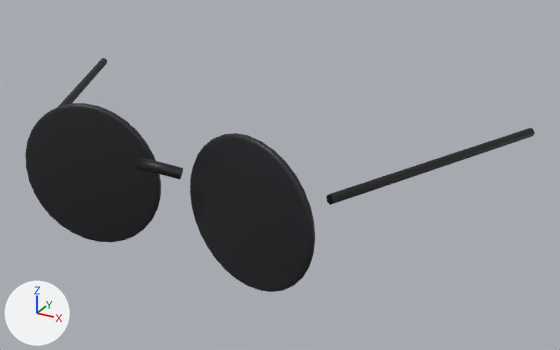
A saved change to the glTF model apps/backend/src/main/resources/catalog/files/wear-sunglasses.glb.
The view is the same before and after, from a camera (50 mm lens) standing at (0.478, -0.877, 0.999) and looking at (0.052, -0.102, 0.612). The axes (+X, +Y, +Z) are drawn at lower left. The lights are the same throughout. The picture after the commit comes second. Vertices at exactly the same position are counted once.

The first picture shows 'wear-sunglasses'.
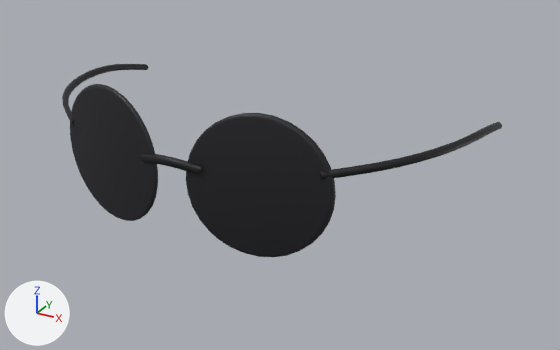
Where the change shows, as pixel boxes [x1, y1, x2, y2] in the pictures (560 x 350 px; the box of a moved part takes in the faces that stretch with it):
'wear-sunglasses', reshaped (14% narrower, 17% shorter): before [25, 58, 535, 292]; after [62, 64, 502, 257]
part 1 of me_wear_sunglasses, moved or reshaped: before [25, 103, 161, 242]; after [70, 84, 158, 221]
part 2 of me_wear_sunglasses, moved or reshaped: before [190, 133, 315, 292]; after [186, 113, 336, 257]
part 3 of me_wear_sunglasses, moved or reshaped: before [135, 158, 183, 179]; after [140, 153, 201, 175]
part 4 of me_wear_sunglasses, moved or reshaped: before [58, 58, 107, 107]; after [62, 64, 149, 126]
part 5 of me_wear_sunglasses, moved or reshaped: before [326, 128, 535, 205]; after [320, 122, 502, 180]

The change, as a diff of the scene's bpy script:
```diff
--- a/apps/backend/src/main/resources/catalog/files/wear-sunglasses.glb.py
+++ b/apps/backend/src/main/resources/catalog/files/wear-sunglasses.glb.py
@@ me_wear_sunglasses @@
 # used by ob_wear_sunglasses; location = (0.0, 0.0, 0.0)
-me_wear_sunglasses.from_pydata(...)  # 894 vertices, 1768 faces; spans x -0.331..0.327, y -0.286..0.022, z 0.554..0.726
+me_wear_sunglasses.from_pydata(...)  # 894 vertices, 1768 faces; spans x -0.284..0.284, y -0.263..0.059, z 0.575..0.741
+# me_wear_sunglasses part 1: the loose piece of 192 vertices spanning x -0.192..-0.022, y -0.284..-0.242, z 0.554..0.726 is multiplied about its middle by the matrix ((0.944, 0.0, 0.0), (-0.405, 0.88, 0.0), (0.0, 0.0, 0.96)), then moved by (0.008, 0.028, 0.018)
+# me_wear_sunglasses part 2: the loose piece of 192 vertices spanning x 0.018..0.188, y -0.283..-0.241, z 0.554..0.726 is multiplied about its middle by the matrix ((0.944, 0.0, 0.0), (0.405, 0.88, 0.0), (0.0, 0.0, 0.96)), then moved by (-0.004, 0.028, 0.018)
+# me_wear_sunglasses part 3: the loose piece of 250 vertices spanning x -0.032..0.028, y -0.286..-0.263, z 0.666..0.685 is scaled about its middle by (1.35, 0.65, 0.86), then moved by (0.002, 0.02, -0.001)
+# me_wear_sunglasses part 4: 130 of 894 vertices moved; they spanned x -0.331..-0.188, y -0.254..0.022, z 0.667..0.683 and now span x -0.284..-0.161, y -0.224..0.059, z 0.661..0.694; mean shift (0.013, 0.02, 0.009); largest move (-0.322, 0.022, 0.677) -> (-0.271, 0.059, 0.665)
+# me_wear_sunglasses part 5: 130 of 894 vertices moved; they spanned x 0.185..0.327, y -0.254..0.022, z 0.667..0.683 and now span x 0.162..0.284, y -0.224..0.059, z 0.661..0.694; mean shift (-0.009, 0.02, 0.009); largest move (0.318, 0.022, 0.677) -> (0.271, 0.059, 0.665)
 me_wear_sunglasses.materials.append(mat_wear_sunglasses_lens)
```
